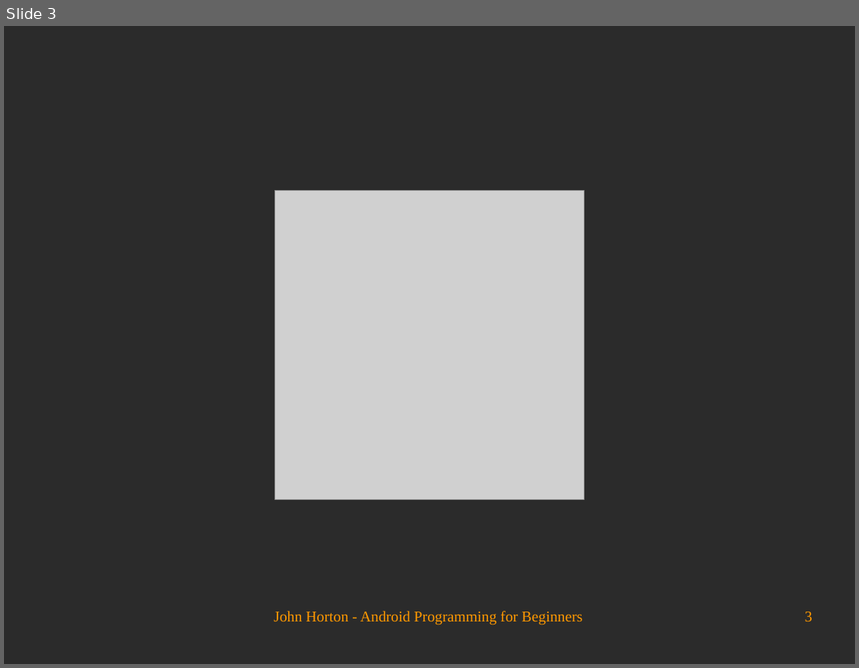
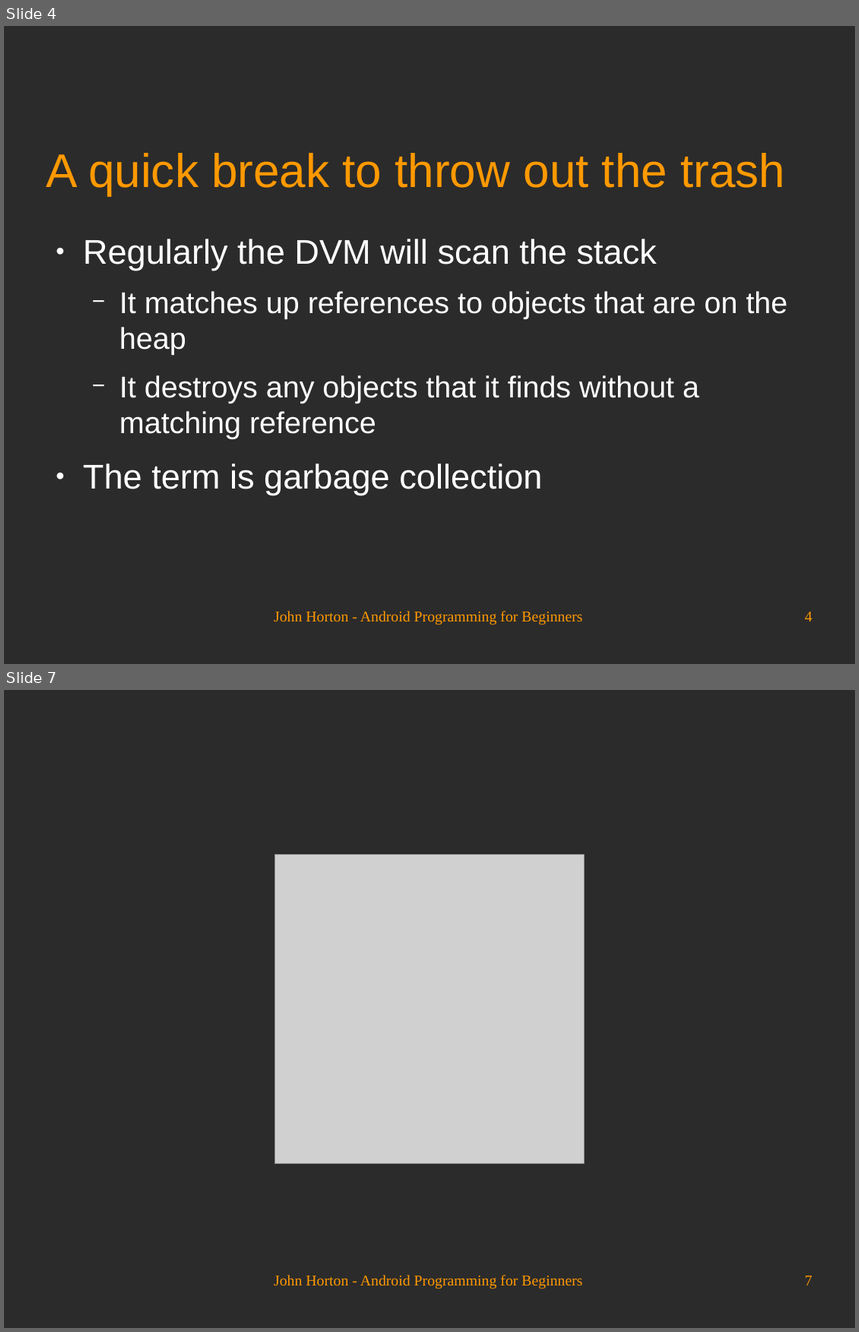
Before and after one commit to Academy-Soft-Intellect/Android-Programming-for-Beginners, a slide deck: 10_Everything_s_a_Class.odp. Shown one above the other, each under a label of ours: slide 3 before the commit, slides 4 and 7 after it; the slides between them are not shown. The pictures are 859x668 and 859x1332 pixels, drawn with LibreOffice and Linux fonts; fonts in the diff are those of the drawing; grey boxes stand for pictures; background and template pictures are left out; a plain dark background stands for a picture behind light text. Boxes give left, top, right and bottom in pixels: in the first picture for what was removed or moved away, otherwise in the second. Text is boxed around its words. In the diff, an @@ line names an element or a change of style, - is before the commit and + after.

```diff
--- a/10_Everything_s_a_Class.odp
+++ b/10_Everything_s_a_Class.odp
@@ slide 4 added at (4, 26, 855, 664), background picture (left out) @@
@@ title added at (47, 153, 785, 195), 44 pt, text #FF9900 @@
+A quick break to throw out the trash
@@ text added at (83, 239, 788, 496), 28 pt, text #FFFFFF @@
+● Regularly the DVM will scan the stack
+  − It matches up references to objects that are on the heap
+  − It destroys any objects that it finds without a matching reference
+● The term is garbage collection
@@ text added at (274, 611, 582, 626), 14 pt, text #FF9900 @@
+John Horton - Android Programming for Beginners
@@ page number added at (805, 612, 813, 622), 14 pt, text #FF9900 @@
+4
@@ what was slide 3 is now slide 7 @@
@@ page number at (805, 1276, 813, 1286): text changed @@
-3
+7
```
Also in this commit, not shown: 2 slides changed, 3 other slides added.
